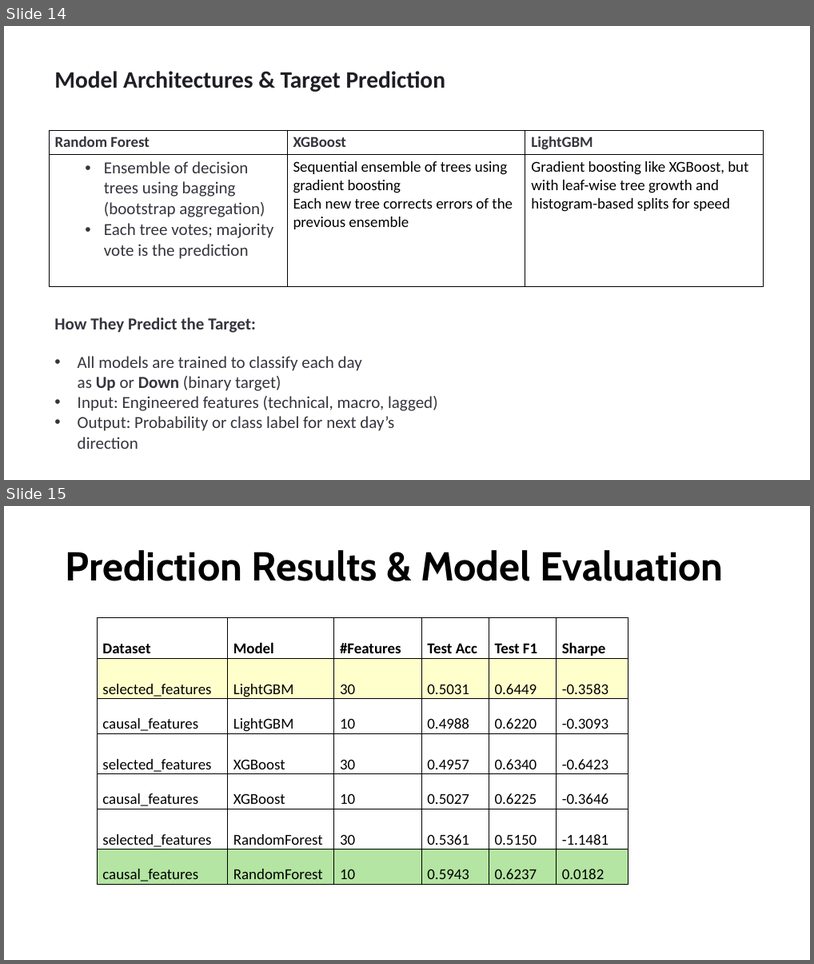
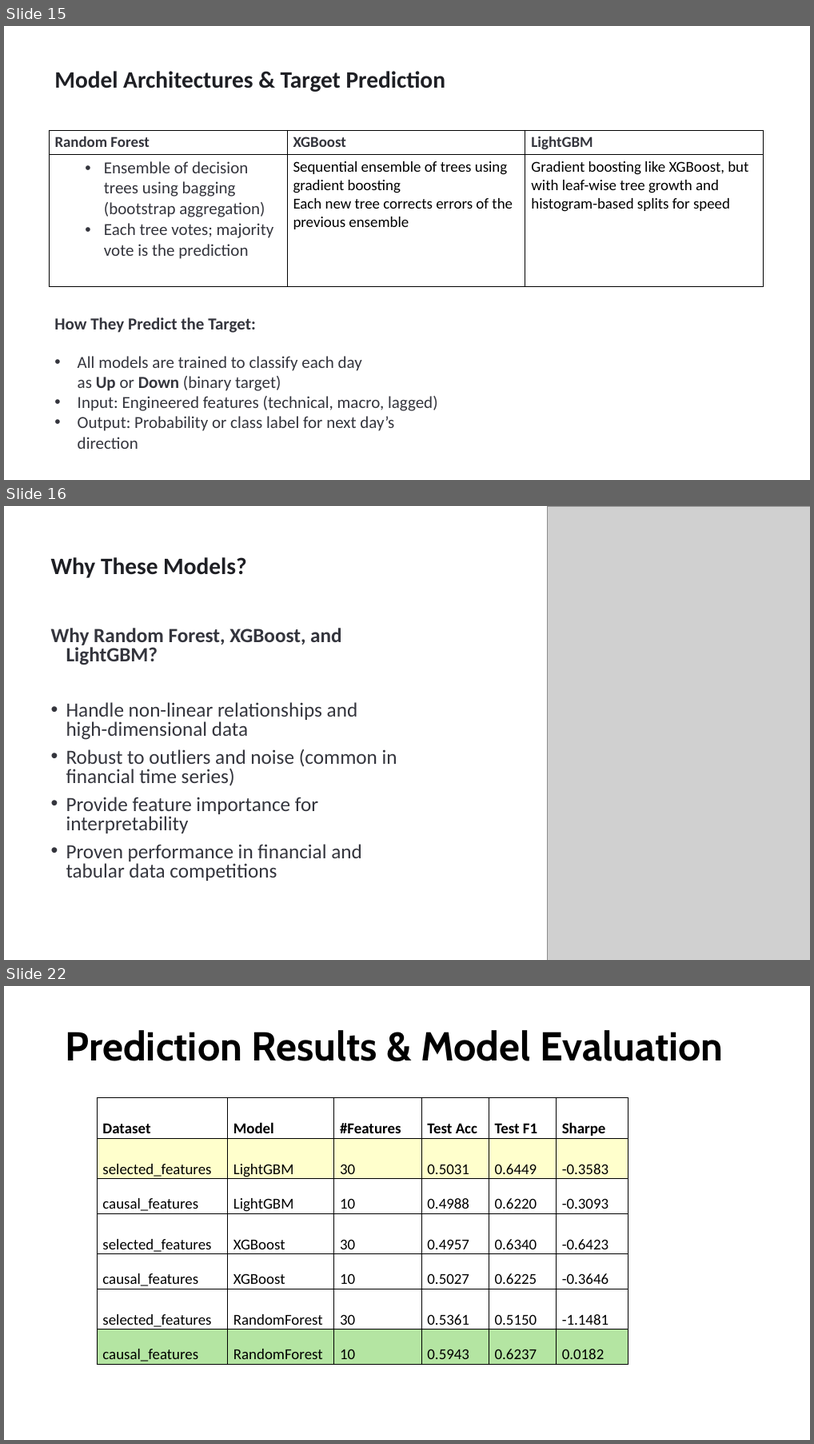
Before and after one commit to sjohny-uh/Causal_Inference_Project, a slide deck: Presentation/Causal_Inference_Presentation.pptx. Shown one above the other, each under a label of ours: slides 14 and 15 before the commit, slides 15, 16 and 22 after it; the slides between them are not shown. The pictures are 814x964 and 814x1444 pixels, drawn with LibreOffice and Linux fonts; fonts in the diff are those of the drawing; grey boxes stand for pictures. Boxes give left, top, right and bottom in pixels: in the first picture for what was removed or moved away, otherwise in the second. Text is boxed around its words. In the diff, an @@ line names an element or a change of style, - is before the commit and + after.

```diff
--- a/Presentation/Causal_Inference_Presentation.pptx
+++ b/Presentation/Causal_Inference_Presentation.pptx
@@ slide 16 added at [4, 506, 810, 960], background #FFFFFF @@
@@ picture added at [548, 506, 810, 960] @@
@@ title added at [51, 557, 247, 578], 28 pt, text #1E1F24, bold @@
+Why These Models?
@@ text added at [51, 628, 398, 880], 24 pt, text #34353D @@
+Why Random Forest, XGBoost, and LightGBM?
+• Handle non-linear relationships and high-dimensional data
+• Robust to outliers and noise (common in financial time series)
+• Provide feature importance for interpretability
+• Proven performance in financial and tabular data competitions
@@ what was slide 14 is now slide 15 @@
@@ what was slide 15 is now slide 22 @@
```
Also in this commit, not shown: 5 other slides added, 2 other files.
